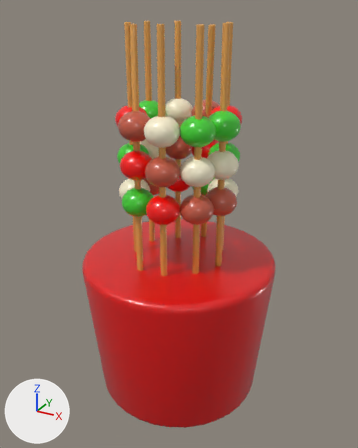
The glTF model Assets/Resources/Toon/Food/Skewers.glb as it was, and as the next commit left it.
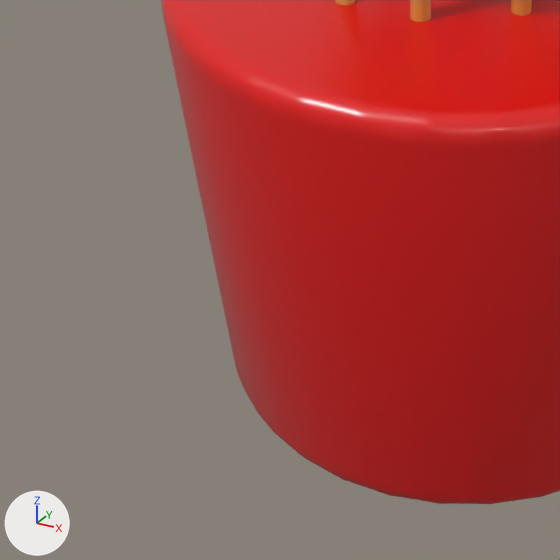
Each version appears first whole from a 50 mm camera at (0.992, -1.804, 1.756) aimed at (-0.001, 0.001, 0.853), and next in a close-up on the part from 9% to 58% of the width and 60% to 99% of the height. The axes (+X, +Y, +Z) are drawn at lower left. The lights are the same throughout. The last two pictures show the newer version. Where no turn or scale is listed for an object, it has been applied to the vertices.

Before the edit, the objects in view are built like this:
```python
me_cone = bpy.data.meshes.new('Cone')
me_cone.from_pydata(...)  # 1716 vertices, 3428 faces; spans x -0.444..0.444, y -0.444..0.444, z -0.35..0.35
me_cone.materials.append(mat_food_stickcup)  # red #e10b0b
ob_cone = bpy.data.objects.new('Cone', me_cone)
ob_cone.location = (0.0, 0.0, 0.35)
```
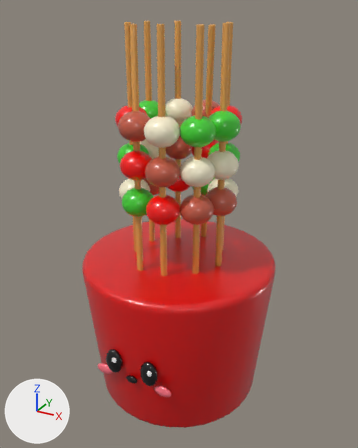
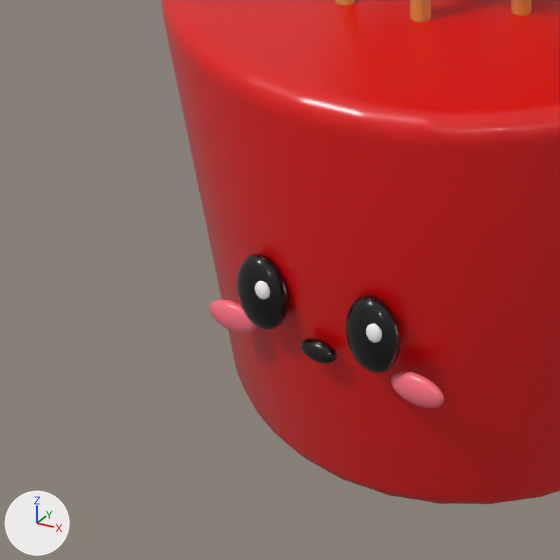
Location of each change, (x1, y1, x2, y2) in pixels of the close-ups (560 x 560 px):
'Sphere.030', added (black): after (346, 295, 401, 373)
'Sphere.027', added (black): after (237, 254, 289, 330)
'Sphere.032', added (red): after (391, 371, 444, 408)
'Sphere.029', added (red): after (209, 299, 256, 334)
'Sphere.033', added (black): after (301, 338, 337, 364)
'Sphere.031', added: after (366, 324, 382, 343)
'Sphere.028', added: after (255, 281, 270, 299)

The change, as a list of edits to the scene's bpy script:
```text
Add mat_food_eyek:
    mat_food_eyek = principled_material('Food_eyeK')
    mat_food_eyek.base_color = (0.00429, 0.00319, 0.00429)  # black #0e0b0e
    mat_food_eyek.roughness = 0.15
    mat_food_eyek.coat_weight = 0.35
    mat_food_eyek.coat_roughness = 0.25
Add mat_food_blushk:
    mat_food_blushk = principled_material('Food_blushK')
    mat_food_blushk.base_color = (1.0, 0.169, 0.223)  # red #ff7282
    mat_food_blushk.roughness = 0.3
    mat_food_blushk.coat_weight = 0.35
    mat_food_blushk.coat_roughness = 0.25
Add mat_food_eyew:
    mat_food_eyew = principled_material('Food_eyeW')
    mat_food_eyew.base_color = (1.0, 1.0, 1.0)  # white #ffffff
    mat_food_eyew.roughness = 0.2
    mat_food_eyew.coat_weight = 0.35
    mat_food_eyew.coat_roughness = 0.25
Add me_sphere_033:
    me_sphere_033.from_pydata(...)  # a UV sphere (24 segments, 12 rings, poles along z) spanning x -0.028..0.028, y -0.432..-0.408, z 0.27..0.302
    me_sphere_033.materials.append(mat_food_eyek)  # black #0e0b0e
Add me_sphere_032:
    me_sphere_032.from_pydata(...)  # a UV sphere (24 segments, 12 rings, poles along z) spanning x 0.1096..0.1896, y -0.424..-0.4, z 0.254..0.302
    me_sphere_032.materials.append(mat_food_blushk)  # red #ff7282
Add me_sphere_031:
    me_sphere_031.from_pydata(...)  # a UV sphere (24 segments, 12 rings, poles along z) spanning x 0.0872..0.1128, y -0.444..-0.428, z 0.354..0.386
    me_sphere_031.materials.append(mat_food_eyew)  # white #ffffff
Add me_sphere_030:
    me_sphere_030.from_pydata(...)  # a UV sphere (24 segments, 12 rings, poles along z) spanning x 0.048..0.128, y -0.444..-0.396, z 0.29..0.41
    me_sphere_030.materials.append(mat_food_eyek)  # black #0e0b0e
Add me_sphere_029:
    me_sphere_029.from_pydata(...)  # a UV sphere (24 segments, 12 rings, poles along z) spanning x -0.1896..-0.1096, y -0.424..-0.4, z 0.254..0.302
    me_sphere_029.materials.append(mat_food_blushk)  # red #ff7282
Add me_sphere_028:
    me_sphere_028.from_pydata(...)  # a UV sphere (24 segments, 12 rings, poles along z) spanning x -0.0888..-0.0632, y -0.444..-0.428, z 0.354..0.386
    me_sphere_028.materials.append(mat_food_eyew)  # white #ffffff
Add me_sphere_027:
    me_sphere_027.from_pydata(...)  # a UV sphere (24 segments, 12 rings, poles along z) spanning x -0.128..-0.048, y -0.444..-0.396, z 0.29..0.41
    me_sphere_027.materials.append(mat_food_eyek)  # black #0e0b0e
Add ob_sphere_033:
    ob_sphere_033 = bpy.data.objects.new('Sphere.033', me_sphere_033)
    ob_sphere_033.location = (0.0, 0.0, 0.0)
Add ob_sphere_032:
    ob_sphere_032 = bpy.data.objects.new('Sphere.032', me_sphere_032)
    ob_sphere_032.location = (0.0, 0.0, 0.0)
Add ob_sphere_031:
    ob_sphere_031 = bpy.data.objects.new('Sphere.031', me_sphere_031)
    ob_sphere_031.location = (0.0, 0.0, 0.0)
Add ob_sphere_030:
    ob_sphere_030 = bpy.data.objects.new('Sphere.030', me_sphere_030)
    ob_sphere_030.location = (0.0, 0.0, 0.0)
Add ob_sphere_029:
    ob_sphere_029 = bpy.data.objects.new('Sphere.029', me_sphere_029)
    ob_sphere_029.location = (0.0, 0.0, 0.0)
Add ob_sphere_028:
    ob_sphere_028 = bpy.data.objects.new('Sphere.028', me_sphere_028)
    ob_sphere_028.location = (0.0, 0.0, 0.0)
Add ob_sphere_027:
    ob_sphere_027 = bpy.data.objects.new('Sphere.027', me_sphere_027)
    ob_sphere_027.location = (0.0, 0.0, 0.0)
```
